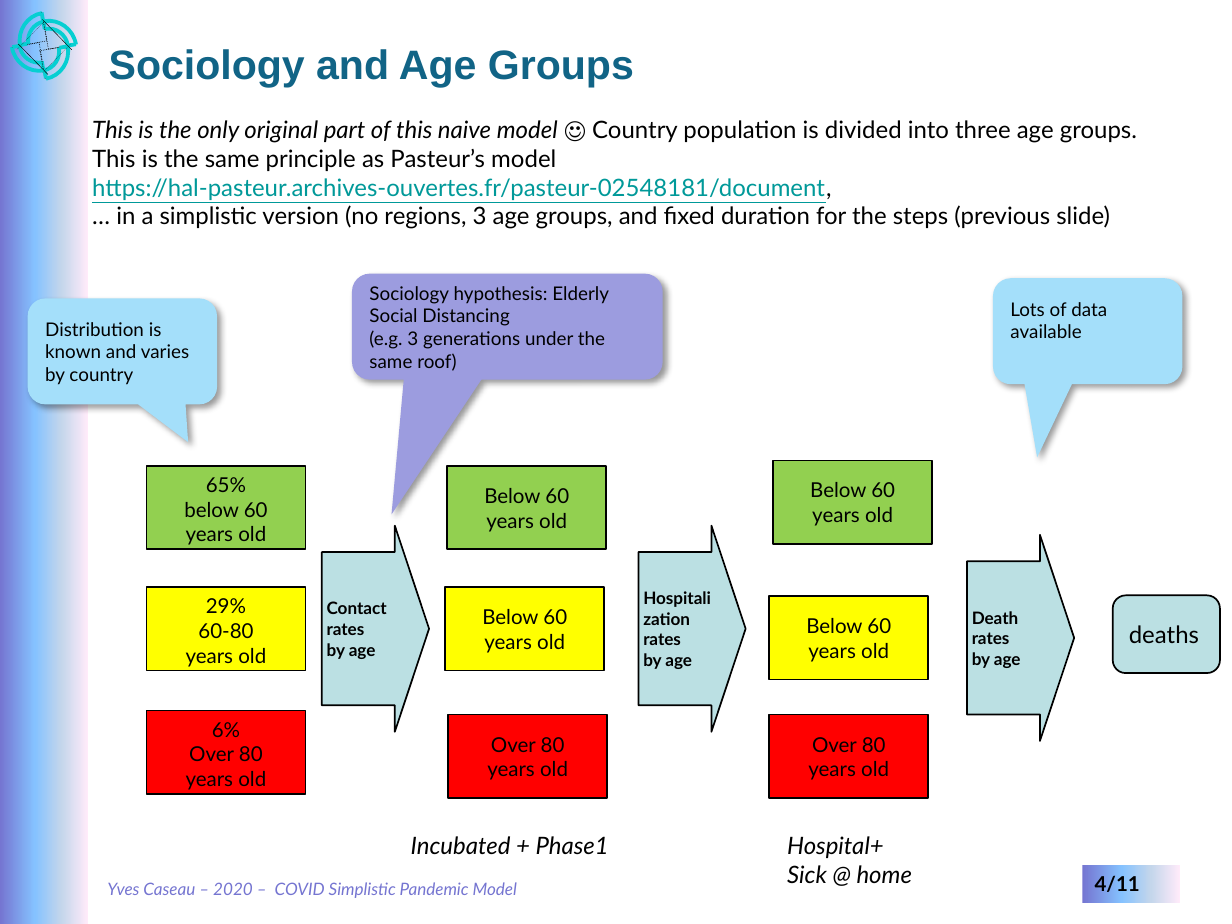
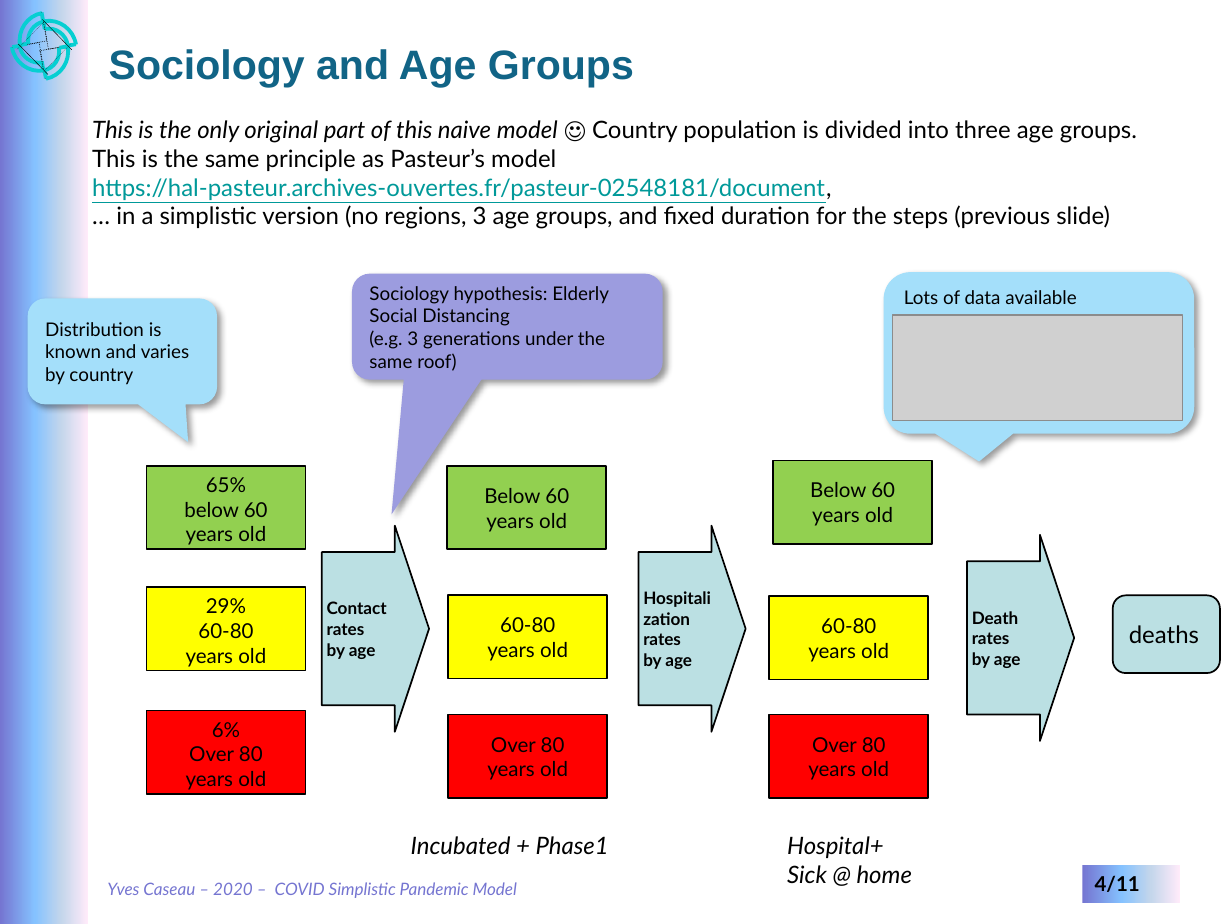
Before and after one commit to ycaseau/KnomeeQuest, a slide deck: slide 4 of COVIDAvril2020.pptx. Drawn at 1232x924 pixels with LibreOffice and Linux fonts; fonts in the diff are those of the drawing; grey boxes stand for pictures. Boxes give left, top, right and bottom in pixels: in the first picture for what was removed or moved away, otherwise in the second. Text is boxed around its words. In the diff, an @@ line names an element or a change of style, - is before the commit and + after.

```diff
--- a/COVIDAvril2020.pptx
+++ b/COVIDAvril2020.pptx
@@ rounded speech box "Lots of data available": place and size @@
-rounded speech box "Lots of data available" at bbox=[993, 278, 1183, 384]
+rounded speech box "Lots of data available" at bbox=[883, 272, 1194, 434]
@@ rounded speech box "Lots of data available" at bbox=[883, 272, 1194, 434]: vertical alignment middle to top; proportions changed @@
@@ picture added at bbox=[892, 315, 1181, 421] @@
@@ rectangle "60-80 years old": place and size @@
-rectangle "60-80 years old" at bbox=[445, 588, 604, 671]
+rectangle "60-80 years old" at bbox=[448, 595, 607, 679]
@@ text in rectangle at bbox=[487, 617, 568, 661]: text changed @@
-Below 60
-years old
+60-80
+years old
@@ text in rectangle at bbox=[808, 618, 889, 662]: text changed @@
-Below 60
-years old
+60-80
+years old
```
Also in this commit, not shown: 3 other slides changed.
